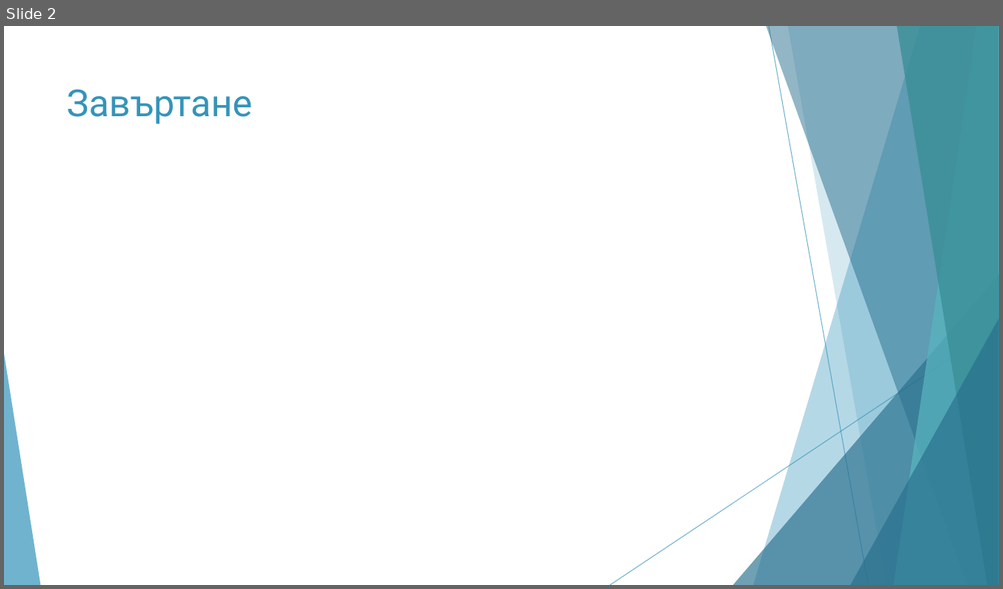
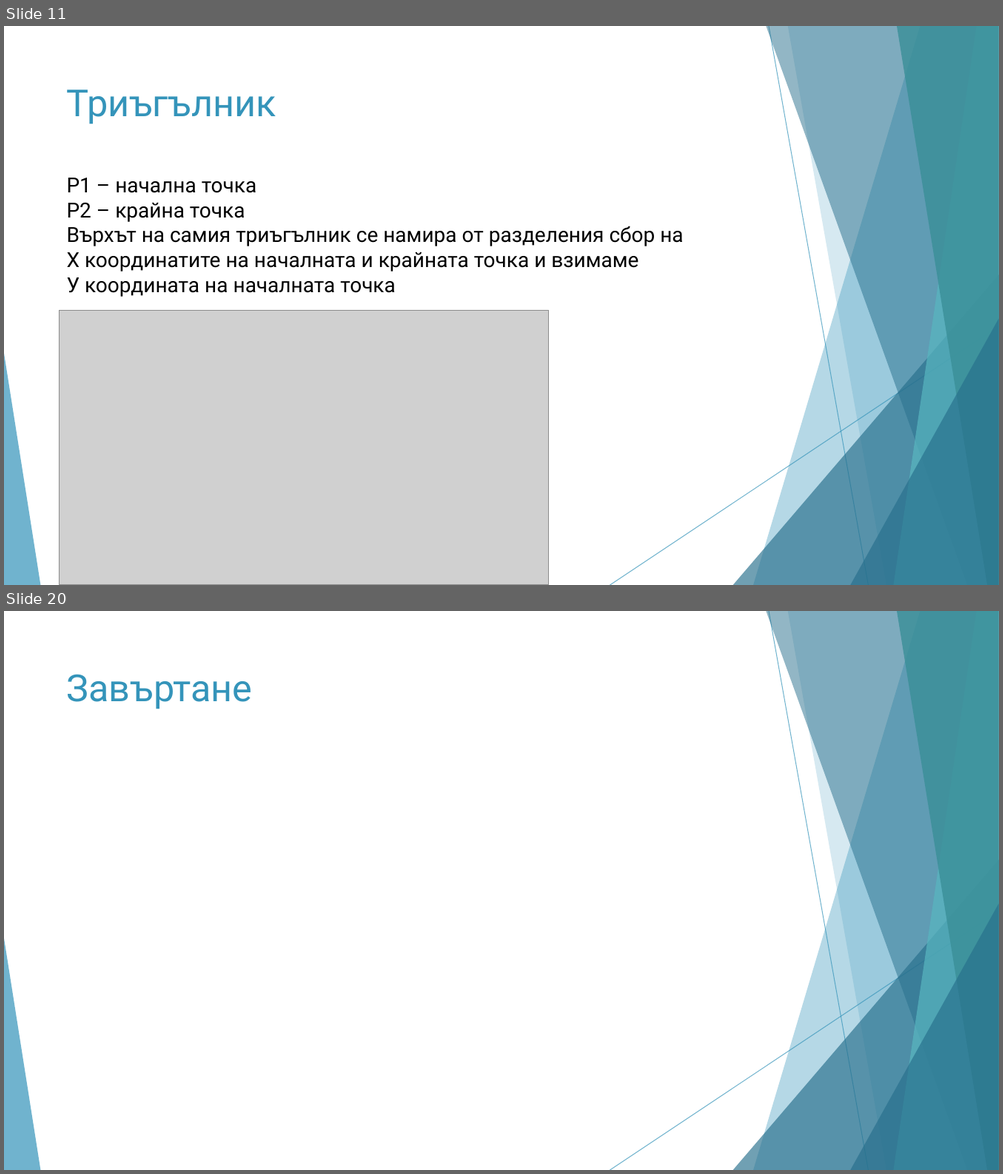
Before and after one commit to todorzhelev/STS, a slide deck: presentation/PresentationFinal.pptx. Shown one above the other, each under a label of ours: slide 2 before the commit, slides 11 and 20 after it; the slides between them are not shown. The pictures are 1003x589 and 1003x1174 pixels, drawn with LibreOffice and Linux fonts; fonts in the diff are those of the drawing; grey boxes stand for pictures. Boxes give left, top, right and bottom in pixels: in the first picture for what was removed or moved away, otherwise in the second. Text is boxed around its words. In the diff, an @@ line names an element or a change of style, - is before the commit and + after.

```diff
--- a/presentation/PresentationFinal.pptx
+++ b/presentation/PresentationFinal.pptx
@@ slide 11 added at <box>4,26,999,585</box>, background #FFFFFF; not listed: 10 template elements that a slide beside it also shows @@
@@ title added at <box>67,90,276,124</box>, 36 pt, text #3494BA @@
+Триъгълник
@@ text added at <box>67,178,683,297</box>, 20 pt, text #000000 @@
+P1 – начална точка
+P2 – крайна точка
+Върхът на самия триъгълник се намира от разделения сбор на
+Х координатите на началната и крайната точка и взимаме
+У координата на началната точка
@@ picture added at <box>60,310,548,585</box> @@
@@ what was slide 2 is now slide 20 @@
```
Also in this commit, not shown: 1 slide changed, 18 other slides added.
